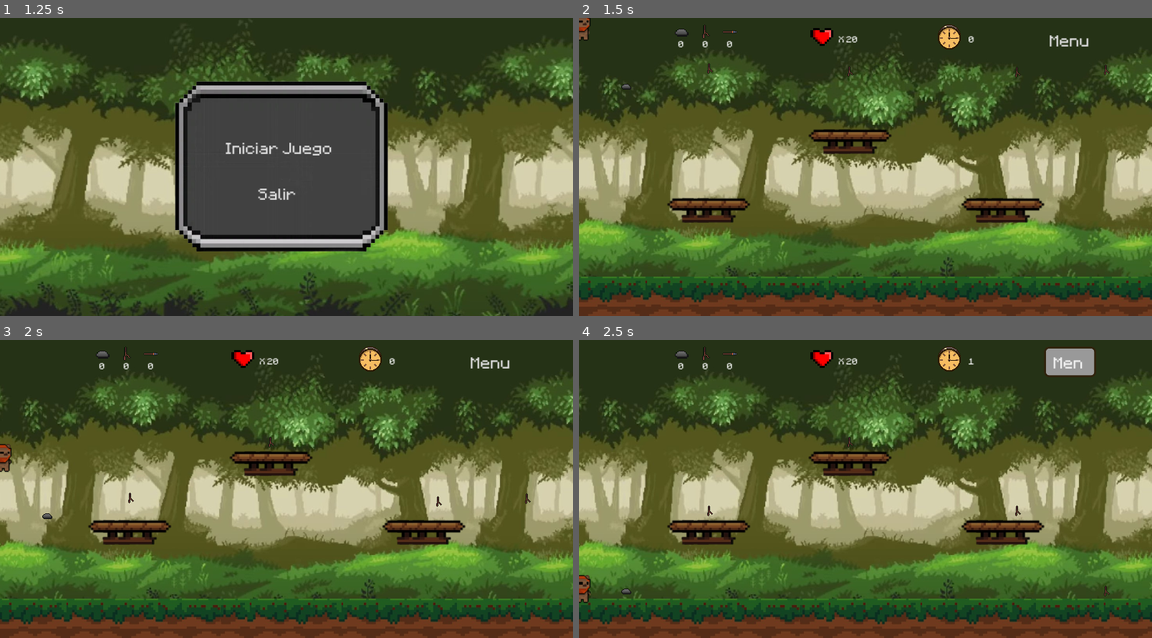
Above: before the commit, frames 1-4 (two rows, left to right).
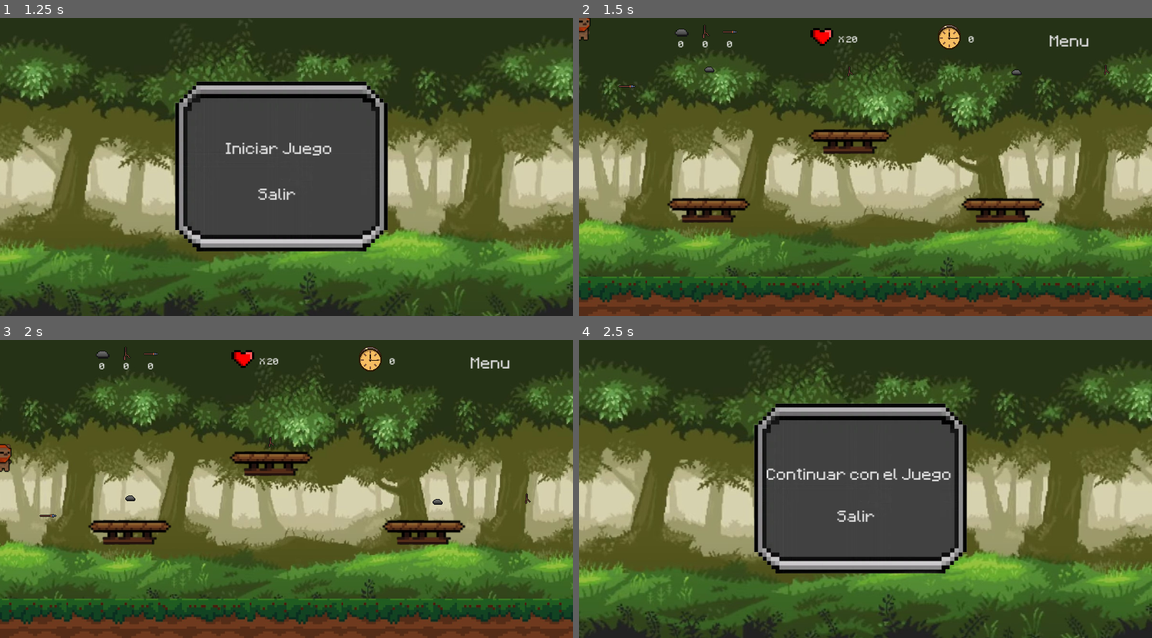
Above: after the commit, the same moments.

Repository: AmbarR0/The_Ewok_Defense
Game: Godot game, scene res://scenes/menu.tscn
Two runs of this game, one before a commit and one after it. Both use one fixed random seed, a clock stepped at 60 frames per second and the inputs below. Before the commit the project starts from res://scenes/game.tscn.
Inputs (mouse positions are in pixels of both pictures, inside the frame that each line leads up to):
- Up to frame 1 (1.25 s): click (492, 38) at 0.5 s, where only the run before the commit has a clickable "Menu"
- Up to frame 2 (1.5 s): click "Iniciar Juego" at 1.25 s
- Up to frame 3 (2 s): no input
- Up to frame 4 (2.5 s): click "Menu" at 2 s

Frame 1 is identical in both runs. In frame 2, less than 0.1% of the frame differs, in the area x 6-78%, y 15-25%; in frame 3, 0.1%; in frame 4, 64%, in the area x 0-100%, y 1-100%.

Commit message:
final commit

Diff:
--- a/ewok/scripts/Ewok.gd
+++ b/ewok/scripts/Ewok.gd
@@ -2,7 +2,7 @@
 
 signal changeItems
 signal lose_life
-
+signal game_over
 var speed = 150.0
 var jump_speed = -650.0
 var push_force = 80.0
@@ -10,7 +10,7 @@
 var gravity = 981
 var anim_tree : AnimationNodeStateMachinePlayback
 var items_list = [0,0,0]
-var lifePoints = 20
+var lifePoints = 3
 
 func _ready():
 	anim_tree = $AnimationTree.get("parameters/playback")
@@ -67,6 +67,6 @@
 func _on_hurt_box_area_entered(area):
 	lifePoints -= 1
 	emit_signal("lose_life", lifePoints)
-	if(lifePoints == 0):
+	if(lifePoints <= 0):
 		emit_signal("game_over")
 	print(lifePoints)
--- a/project.godot
+++ b/project.godot
@@ -11,7 +11,7 @@
 [application]
 
 config/name="The Ewok Escape"
-run/main_scene="res://scenes/game.tscn"
+run/main_scene="res://scenes/menu.tscn"
 config/features=PackedStringArray("4.1", "Forward Plus")
 config/icon="res://icon.svg"
 
--- a/scenes/background.tscn
+++ b/scenes/background.tscn
@@ -88,6 +88,10 @@
 
 func _on_ewok_lose_life(life):
 	emit_signal(\"change_life\", life)
+
+signal game_over
+func _on_ewok_game_over():
+	emit_signal(\"game_over\")
 "
 
 [sub_resource type="PhysicsMaterial" id="PhysicsMaterial_gmgik"]
@@ -208,6 +212,7 @@
 [connection signal="startItems" from="." to="Item5" method="_on_background_start_items"]
 [connection signal="startItems" from="." to="Item6" method="_on_background_start_items"]
 [connection signal="changeItems" from="Ewok" to="." method="_on_ewok_change_items"]
+[connection signal="game_over" from="Ewok" to="." method="_on_ewok_game_over"]
 [connection signal="lose_life" from="Ewok" to="." method="_on_ewok_lose_life"]
 [connection signal="item_picked" from="Item2" to="Ewok" method="_on_item_2_item_picked"]
 [connection signal="item_picked" from="Item3" to="Ewok" method="_on_item_2_item_picked"]
--- a/scenes/control.tscn
+++ b/scenes/control.tscn
@@ -25,6 +25,7 @@
 offset_bottom = 72.0
 
 [connection signal="change_life" from="Background" to="TopUI" method="_on_background_change_life"]
+[connection signal="game_over" from="Background" to="TopUI" method="_on_background_game_over"]
 [connection signal="showItemsInUI" from="Background" to="TopUI" method="_on_background_show_items_in_ui"]
 [connection signal="game_over" from="TopUI" to="." method="_on_top_ui_game_over"]
 [connection signal="pause" from="TopUI" to="." method="_on_top_ui_pause"]
--- a/scenes/game.tscn
+++ b/scenes/game.tscn
@@ -1,9 +1,10 @@
-[gd_scene load_steps=5 format=3 uid="uid://b1m5oahtqslyv"]
+[gd_scene load_steps=6 format=3 uid="uid://b1m5oahtqslyv"]
 
 [ext_resource type="PackedScene" uid="uid://cpn0s41axp7kd" path="res://scenes/control.tscn" id="1_addal"]
 [ext_resource type="Script" path="res://scripts/game.gd" id="1_rdq3e"]
 [ext_resource type="PackedScene" uid="uid://cmcdci7gjl5k5" path="res://scenes/menu.tscn" id="3_8ek0j"]
 [ext_resource type="PackedScene" uid="uid://ccym4f22ul7ke" path="res://scenes/pause_menu.tscn" id="4_ygrat"]
+[ext_resource type="PackedScene" uid="uid://cl41smlpthw0m" path="res://scenes/last_scene.tscn" id="5_t3ceq"]
 
 [node name="Game" type="Control"]
 layout_mode = 3
@@ -23,9 +24,7 @@
 [node name="PauseMenu" parent="." instance=ExtResource("4_ygrat")]
 layout_mode = 1
 
-[connection signal="sendEnd" from="Control" to="." method="_on_control_send_end"]
-[connection signal="sendMenu" from="Control" to="." method="_on_control_send_menu"]
-[connection signal="Close_window" from="Menu" to="." method="_on_menu_close_window"]
-[connection signal="Get_to_game" from="Menu" to="." method="_on_menu_get_to_game"]
-[connection signal="Close_window" from="PauseMenu" to="." method="_on_pause_menu_close_window"]
-[connection signal="Get_to_game" from="PauseMenu" to="." method="_on_pause_menu_get_to_game"]
+[node name="LastScene" parent="." instance=ExtResource("5_t3ceq")]
+layout_mode = 1
+
+[connection signal="sendEnd" from="Control" to="LastScene" method="_on_control_send_end"]
--- /dev/null
+++ b/scenes/last_scene.tscn
@@ -0,0 +1,112 @@
+[gd_scene load_steps=10 format=3 uid="uid://cl41smlpthw0m"]
+
+[ext_resource type="Texture2D" uid="uid://caa4e2idk5lfc" path="res://assets/b3.jpg" id="1_fyyyj"]
+[ext_resource type="Script" path="res://scripts/last_scene.gd" id="1_xeytx"]
+[ext_resource type="Texture2D" uid="uid://dchue7bb2xfe4" path="res://assets/weapons/menusss.png" id="2_n7sar"]
+[ext_resource type="FontFile" uid="uid://cvfrcs3sqt1ox" path="res://assets/fonts/minecraft_font.ttf" id="3_t0qit"]
+
+[sub_resource type="LabelSettings" id="LabelSettings_iqktg"]
+font = ExtResource("3_t0qit")
+font_size = 30
+
+[sub_resource type="LabelSettings" id="LabelSettings_7mhy7"]
+font = ExtResource("3_t0qit")
+font_size = 32
+
+[sub_resource type="StyleBoxEmpty" id="StyleBoxEmpty_dmhvr"]
+
+[sub_resource type="StyleBoxFlat" id="StyleBoxFlat_ihwnf"]
+content_margin_left = 10.0
+content_margin_top = 10.0
+content_margin_right = 10.0
+content_margin_bottom = 10.0
+border_width_left = 4
+border_width_top = 4
+border_width_right = 4
+border_width_bottom = 4
+border_color = Color(0.188235, 0.137255, 0.0509804, 1)
+corner_radius_top_left = 10
+corner_radius_top_right = 10
+corner_radius_bottom_right = 10
+corner_radius_bottom_left = 10
+expand_margin_left = 10.0
+expand_margin_top = 10.0
+expand_margin_right = 10.0
+expand_margin_bottom = 10.0
+
+[sub_resource type="StyleBoxFlat" id="StyleBoxFlat_hb7og"]
+
+[node name="LastScene" type="Control"]
+layout_mode = 3
+anchors_preset = 15
+anchor_right = 1.0
+anchor_bottom = 1.0
+grow_horizontal = 2
+grow_vertical = 2
+script = ExtResource("1_xeytx")
+
+[node name="BoxContainer" type="BoxContainer" parent="."]
+layout_mode = 1
+anchors_preset = 15
+anchor_right = 1.0
+anchor_bottom = 1.0
+grow_horizontal = 2
+grow_vertical = 2
+
+[node name="TextureRect" type="TextureRect" parent="BoxContainer"]
+layout_mode = 2
+size_flags_horizontal = 4
+size_flags_vertical = 4
+texture = ExtResource("1_fyyyj")
+
+[node name="TextureRect" type="TextureRect" parent="BoxContainer/TextureRect"]
+layout_mode = 1
+anchors_preset = 8
+anchor_left = 0.5
+anchor_top = 0.5
+anchor_right = 0.5
+anchor_bottom = 0.5
+offset_left = -248.5
+offset_top = -197.5
+offset_right = 248.5
+offset_bottom = 197.5
+grow_horizontal = 2
+grow_vertical = 2
+texture = ExtResource("2_n7sar")
+
+[node name="Label" type="Label" parent="BoxContainer/TextureRect/TextureRect"]
+layout_mode = 1
+anchors_preset = 5
+anchor_left = 0.5
+anchor_right = 0.5
+offset_left = -88.0
+offset_top = 77.5
+offset_right = 70.0
+offset_bottom = 106.5
+grow_horizontal = 2
+text = "PERDISTE :\"("
+label_settings = SubResource("LabelSettings_iqktg")
+
+[node name="Score" type="Label" parent="BoxContainer/TextureRect/TextureRect"]
+visible = false
+layout_mode = 0
+offset_left = 200.5
+offset_top = 165.5
+offset_right = 272.5
+offset_bottom = 208.5
+text = "000"
+label_settings = SubResource("LabelSettings_7mhy7")
+
+[node name="Leave" type="Button" parent="BoxContainer/TextureRect/TextureRect"]
+offset_left = 192.5
+offset_top = 245.5
+offset_right = 281.5
+offset_bottom = 289.5
+theme_override_fonts/font = ExtResource("3_t0qit")
+theme_override_font_sizes/font_size = 28
+theme_override_styles/normal = SubResource("StyleBoxEmpty_dmhvr")
+theme_override_styles/hover = SubResource("StyleBoxFlat_ihwnf")
+theme_override_styles/focus = SubResource("StyleBoxFlat_hb7og")
+text = "Salir"
+
+[connection signal="button_down" from="BoxContainer/TextureRect/TextureRect/Leave" to="." method="_on_leave_button_down"]
--- a/scenes/pause_menu.tscn
+++ b/scenes/pause_menu.tscn
@@ -75,16 +75,16 @@
 
 [node name="Continue" type="Button" parent="Menu/TextureRect/Control/MenuButton"]
 layout_mode = 0
-offset_left = 120.5
-offset_top = 133.5
-offset_right = 344.5
-offset_bottom = 177.5
+offset_left = 40.5
+offset_top = 141.5
+offset_right = 429.5
+offset_bottom = 185.5
 theme_override_fonts/font = ExtResource("4_oyrku")
 theme_override_font_sizes/font_size = 28
 theme_override_styles/normal = SubResource("StyleBoxEmpty_48407")
 theme_override_styles/hover = SubResource("StyleBoxFlat_fq4h8")
 theme_override_styles/focus = SubResource("StyleBoxFlat_ls33d")
-text = "Iniciar Juego
+text = "Continuar con el Juego
 "
 
 [node name="Close" type="Button" parent="Menu/TextureRect/Control/MenuButton"]
--- a/scripts/PauseMenu.gd
+++ b/scripts/PauseMenu.gd
@@ -4,8 +4,8 @@
 signal Close_window
 
 func _on_continue_button_down():
-	emit_signal("Get_to_game")
+	get_tree().change_scene_to_file("res://scenes/control.tscn")
 
 
 func _on_close_button_down():
-	emit_signal("Close_window")
+	get_tree().quit()
--- a/scripts/control.gd
+++ b/scripts/control.gd
@@ -1,18 +1,18 @@
 extends Control
 
-@onready var menuB = $TopUI/Menu
+
 
 signal sendMenu
 signal sendEnd
-# Called when the node enters the scene tree for the first time.
-func _ready():
-	pass # Replace with function body.
-
+# Called when the node enters the scene tree for the first time
 
 
 func _on_top_ui_pause():
+	print("uwu")
+	get_tree().change_scene_to_file("res://scenes/pause_menu.tscn")
 	emit_signal("sendMenu")
 
 
 func _on_top_ui_game_over(time):
+	get_tree().change_scene_to_file("res://scenes/last_scene.tscn")
 	emit_signal("sendEnd", time)
--- a/scripts/game.gd
+++ b/scripts/game.gd
@@ -1,10 +1,8 @@
 extends Control
 
-@onready var start = $Menu/Menu/TextureRect/Control/MenuButton/Start
-@onready var leave = $Menu/Menu/TextureRect/Control/MenuButton/Leave
+
+@onready var score = $LastScene/BoxContainer/TextureRect/TextureRect/Score
 # Called when the node enters the scene tree for the first time.
-func _ready():
-	pass
 
 func _on_menu_get_to_game():
 	get_tree().change_scene_to_file("res://scenes/control.tscn")
--- /dev/null
+++ b/scripts/last_scene.gd
@@ -0,0 +1,17 @@
+extends Control
+
+@onready var score = $BoxContainer/TextureRect/TextureRect/Score
+func _ready():
+	score.text = str(0)
+
+
+func _on_leave_button_down():
+	get_tree().quit();
+
+
+#func _on_control_send_end():
+#	get_tree().change_scene_to_file("res://scenes/last_scene.tscn")
+
+
+func _on_control_send_end(time):
+	score.text = str(time)
--- a/scripts/menu.gd
+++ b/scripts/menu.gd
@@ -4,8 +4,8 @@
 signal Close_window
 
 func _on_start_button_down():
-	emit_signal("Get_to_game")
+	get_tree().change_scene_to_file("res://scenes/control.tscn")
 
 
 func _on_leave_button_down():
-	emit_signal("Close_window")
+	get_tree().quit()
--- a/scripts/top_ui.gd
+++ b/scripts/top_ui.gd
@@ -44,10 +44,10 @@
 
 func _on_background_change_life(life):
 	var a = "X " + str(life)
-	if life > 0:
+	if life >= 0:
 		nlife.text = a
 	else:
-		emit_signal("game_over", time)
+		_on_background_game_over()
 
 
 func _on_timer_timeout():
@@ -58,3 +58,8 @@
 
 func _on_menu_button_down():
 	emit_signal("pause")
+
+
+func _on_background_game_over():
+	print("señal", time)
+	emit_signal("game_over", time)
